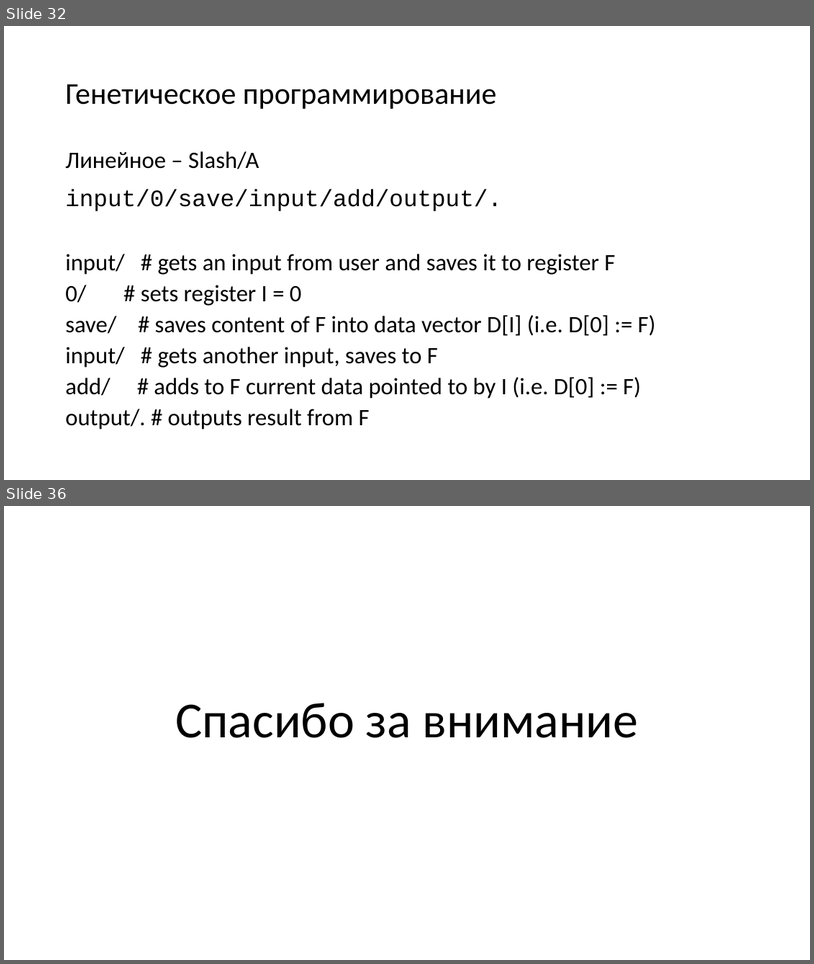
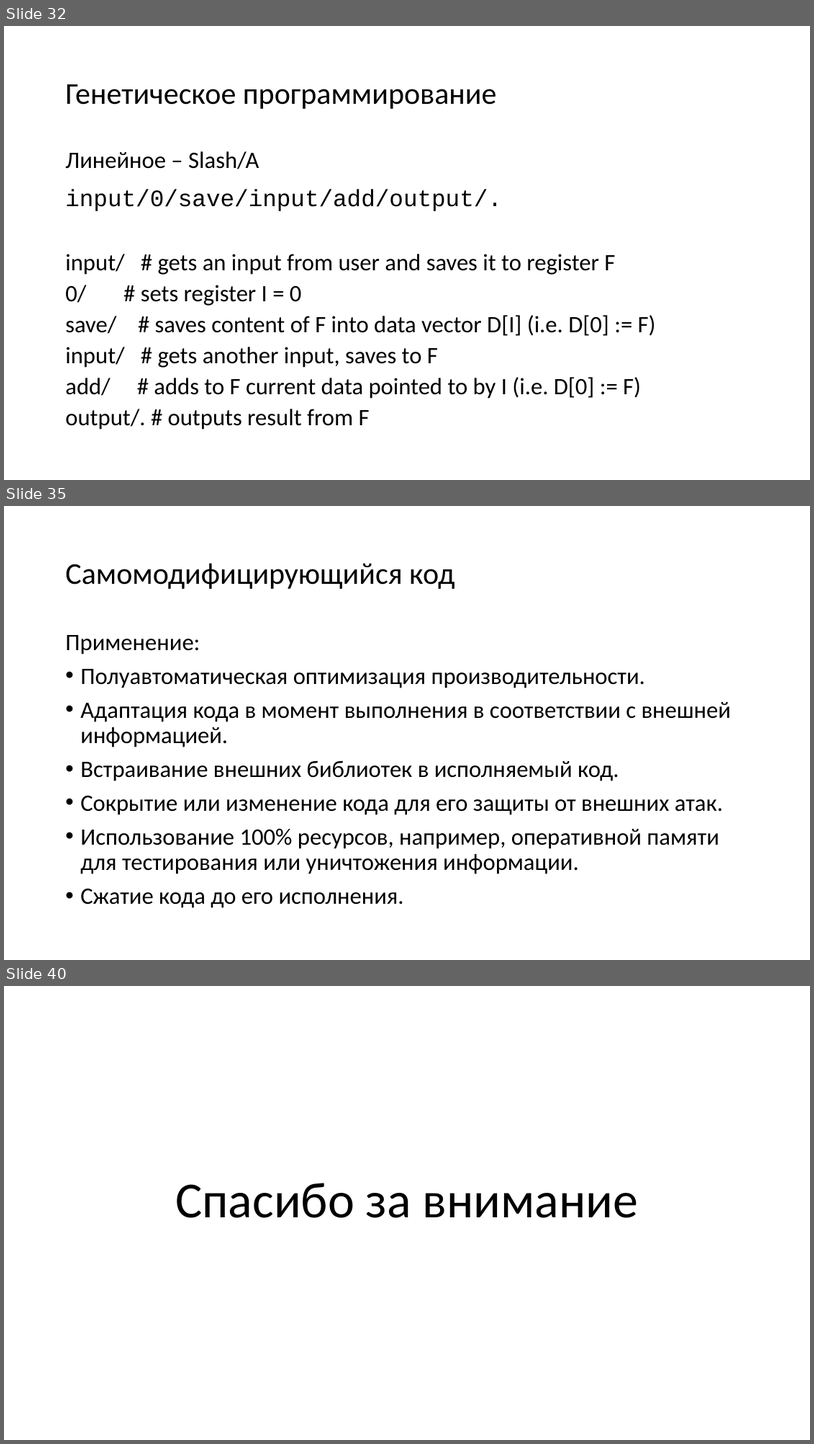
Before and after one commit to mosalov/AI_main_lectures, a slide deck: Лекция 15.pptx. Shown one above the other, each under a label of ours: slides 32 and 36 before the commit, slides 32, 35 and 40 after it; the slides between them are not shown. The pictures are 814x964 and 814x1444 pixels, drawn with LibreOffice and Linux fonts; fonts in the diff are those of the drawing. Boxes give left, top, right and bottom in pixels: in the first picture for what was removed or moved away, otherwise in the second. Text is boxed around its words. In the diff, an @@ line names an element or a change of style, - is before the commit and + after.

```diff
--- a/Лекция 15.pptx
+++ b/Лекция 15.pptx
@@ slide 35 added at (4,506,810,960), background #FFFFFF @@
@@ title added at (65,563,455,589), 36 pt, text #000000 @@
+Самомодифицирующийся код
@@ text added at (65,635,731,908), 28 pt, text #000000 @@
+Применение:
+• Полуавтоматическая оптимизация производительности.
+• Адаптация кода в момент выполнения в соответствии с внешней информацией.
+• Встраивание внешних библиотек в исполняемый код.
+• Сокрытие или изменение кода для его защиты от внешних атак.
+• Использование 100% ресурсов, например, оперативной памяти для тестирования или уничтожения информации.
+• Сжатие кода до его исполнения.
@@ what was slide 36 is now slide 40 @@
```
Also in this commit, not shown: 4 slides changed, 3 other slides added, 1 other file.
